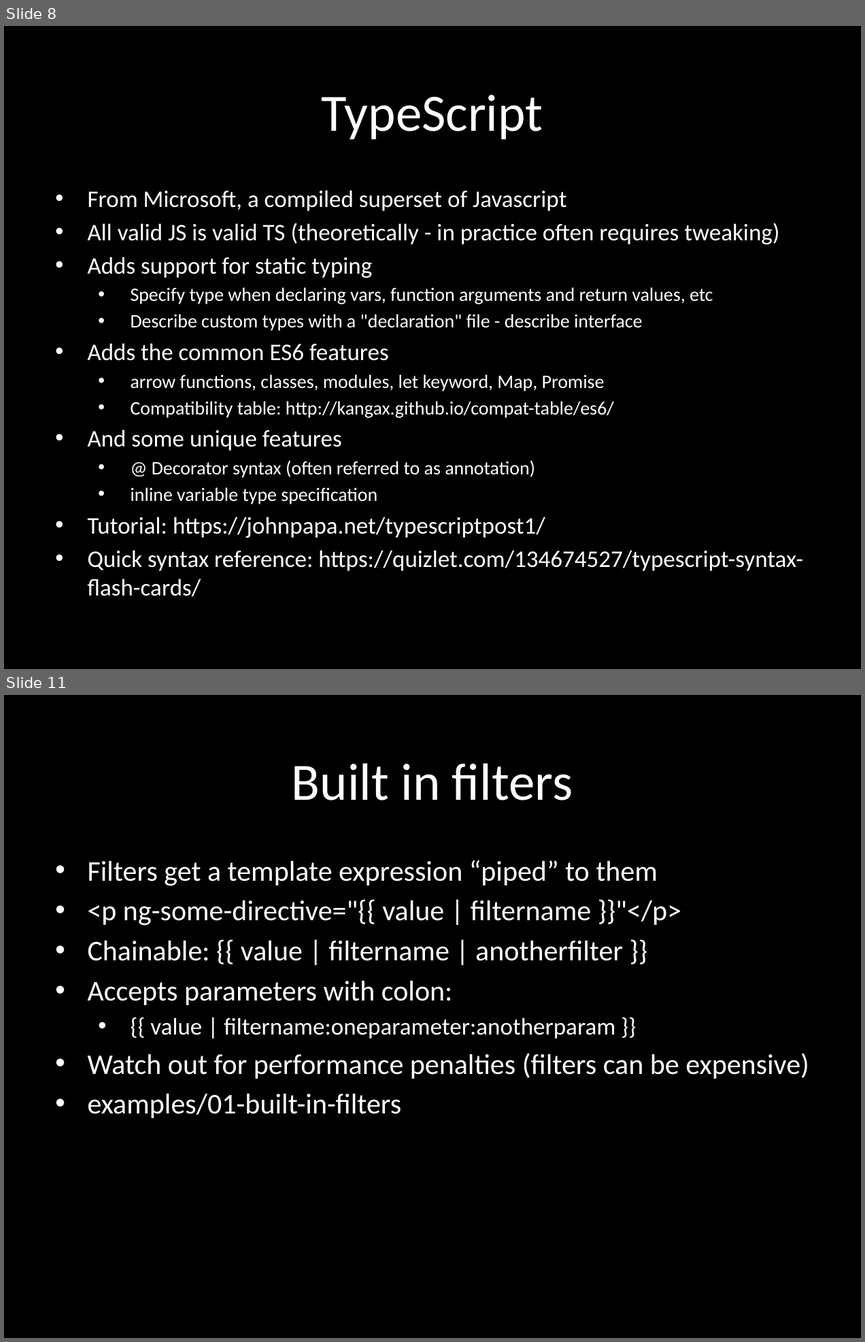
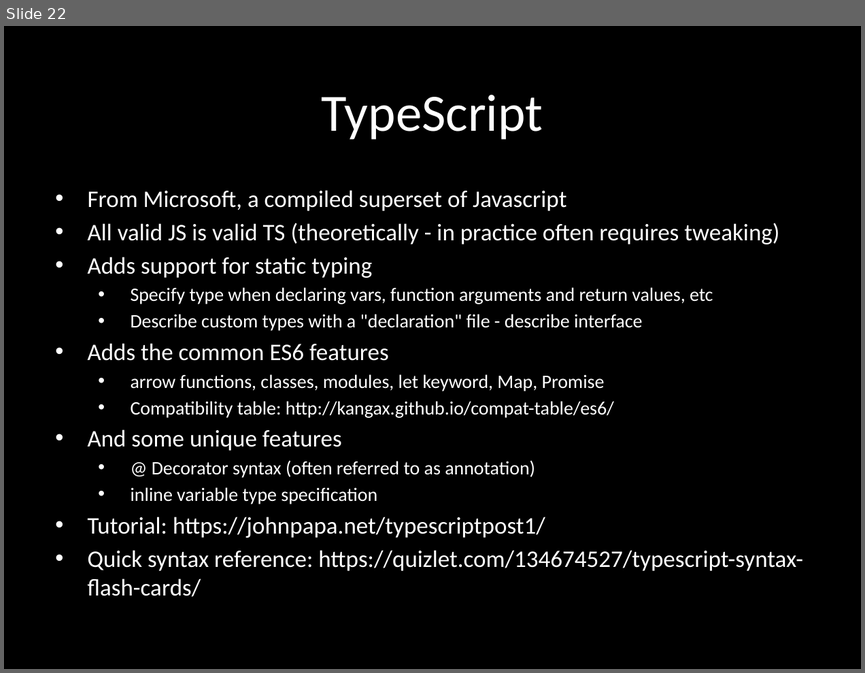
Before and after one commit to eliasjames/training-angular, a slide deck: slides/Angular Slides Day 4.pptx. Shown one above the other, each under a label of ours: slides 8 and 11 before the commit, slide 22 after it; the slides between them are not shown. The pictures are 865x1342 and 865x673 pixels, drawn with LibreOffice and Linux fonts; fonts in the diff are those of the drawing. Boxes give left, top, right and bottom in pixels: in the first picture for what was removed or moved away, otherwise in the second. Text is boxed around its words. In the diff, an @@ line names an element or a change of style, - is before the commit and + after.

```diff
--- a/slides/Angular Slides Day 4.pptx
+++ b/slides/Angular Slides Day 4.pptx
@@ slide 11 removed at bbox=[4, 695, 861, 1338], background #000000 @@
@@ title removed at bbox=[292, 763, 572, 800] @@
-Built in filters
@@ subtitle removed at bbox=[88, 860, 809, 1118] @@
-• Filters get a template expression “piped” to them
-• <p ng-some-directive="{{ value | filtername }}"</p>
-• Chainable: {{ value | filtername | anotherfilter }}
-• Accepts parameters with colon:
-  • {{ value | filtername:oneparameter:anotherparam }}
-• Watch out for performance penalties (filters can be expensive)
-• examples/01-built-in-filters
@@ what was slide 8 is now slide 22 @@
```
Also in this commit, not shown: 1 slide changed, 12 slides added, 4 other slides removed, 1 other file.
